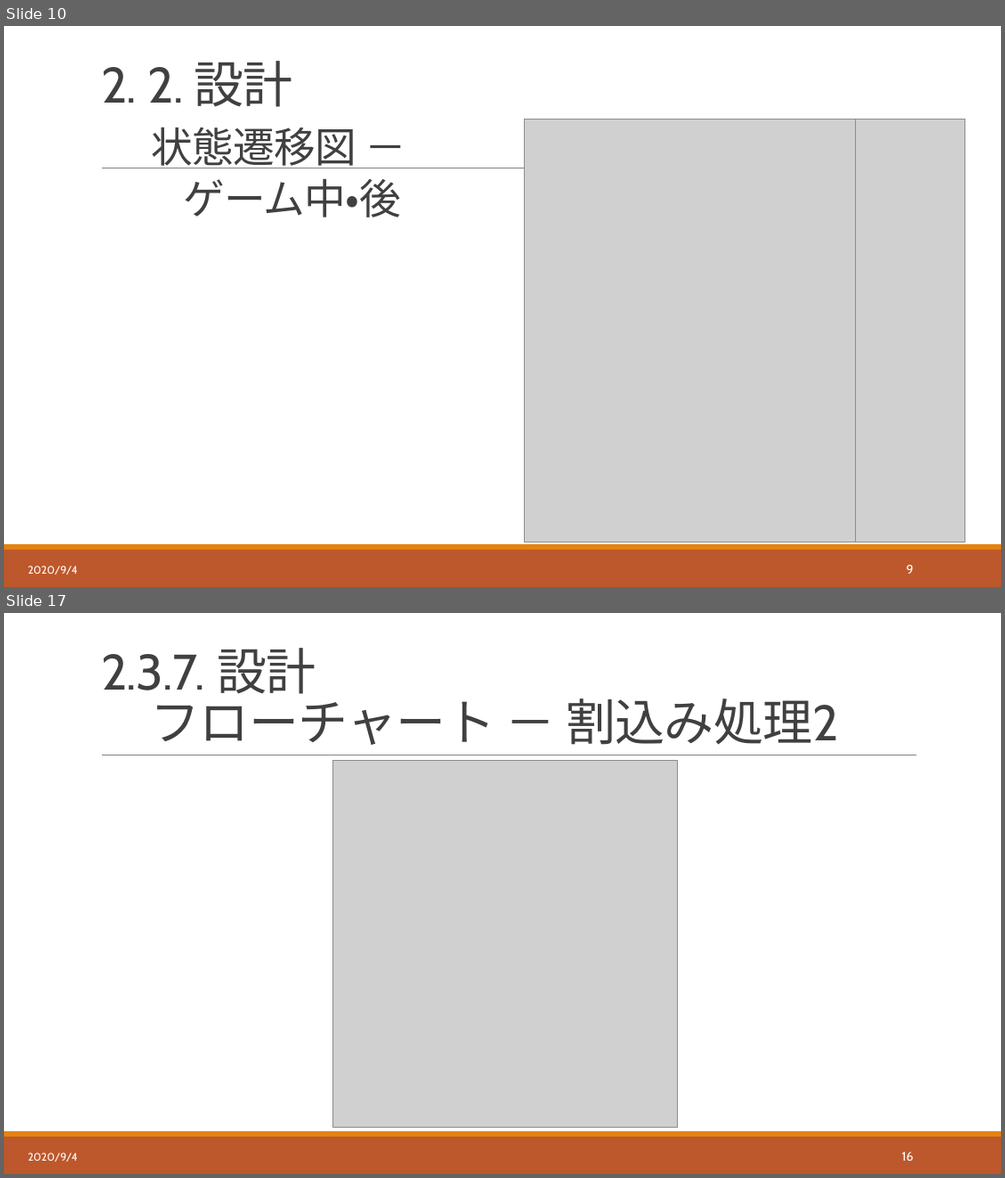
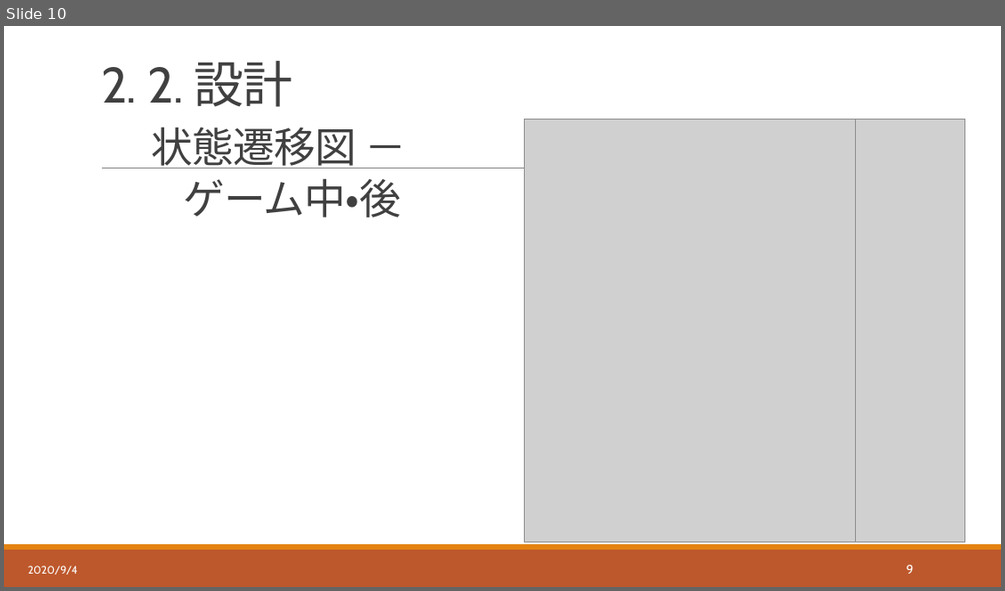
Before and after one commit to hakohumi/comp.train.whack-a-mole, a slide deck: 資料/設計書/発表資料/設計レビュー_発表資料.pptx. Shown one above the other, each under a label of ours: slides 10 and 17 before the commit, slide 10 after it; the slides between them are not shown. The pictures are 1005x1178 and 1005x591 pixels, drawn with LibreOffice and Linux fonts; fonts in the diff are those of the drawing; grey boxes stand for pictures. Boxes give left, top, right and bottom in pixels: in the first picture for what was removed or moved away, otherwise in the second. Text is boxed around its words. In the diff, an @@ line names an element or a change of style, - is before the commit and + after.

Commit message:
設計/レビュー後修正　 フローチャートの割込み処理を修正 発表資料を修正

```diff
--- a/資料/設計書/発表資料/設計レビュー_発表資料.pptx
+++ b/資料/設計書/発表資料/設計レビュー_発表資料.pptx
@@ slide 17 removed at <box>4,613,1001,1174</box>, background #FFFFFF; not listed: 3 template elements that a slide beside it also shows @@
@@ title removed at <box>101,648,839,745</box> @@
-2.3.7. 設計
-フローチャート － 割込み処理2
@@ picture removed at <box>333,761,678,1127</box> @@
@@ text removed at <box>28,1152,78,1161</box> @@
-2020/9/4
@@ page number removed at <box>902,1151,914,1160</box> @@
-16
```
Also in this commit, not shown: 15 slides changed, 13 other files.
